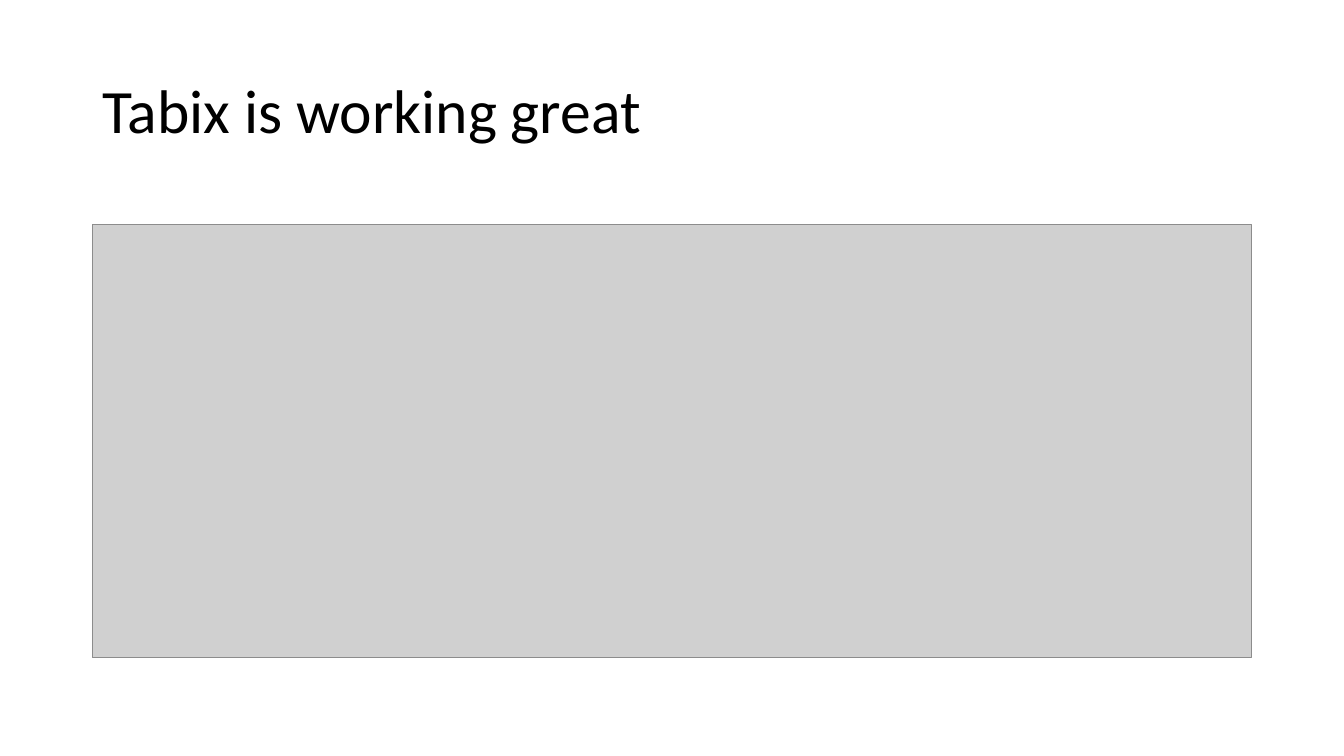
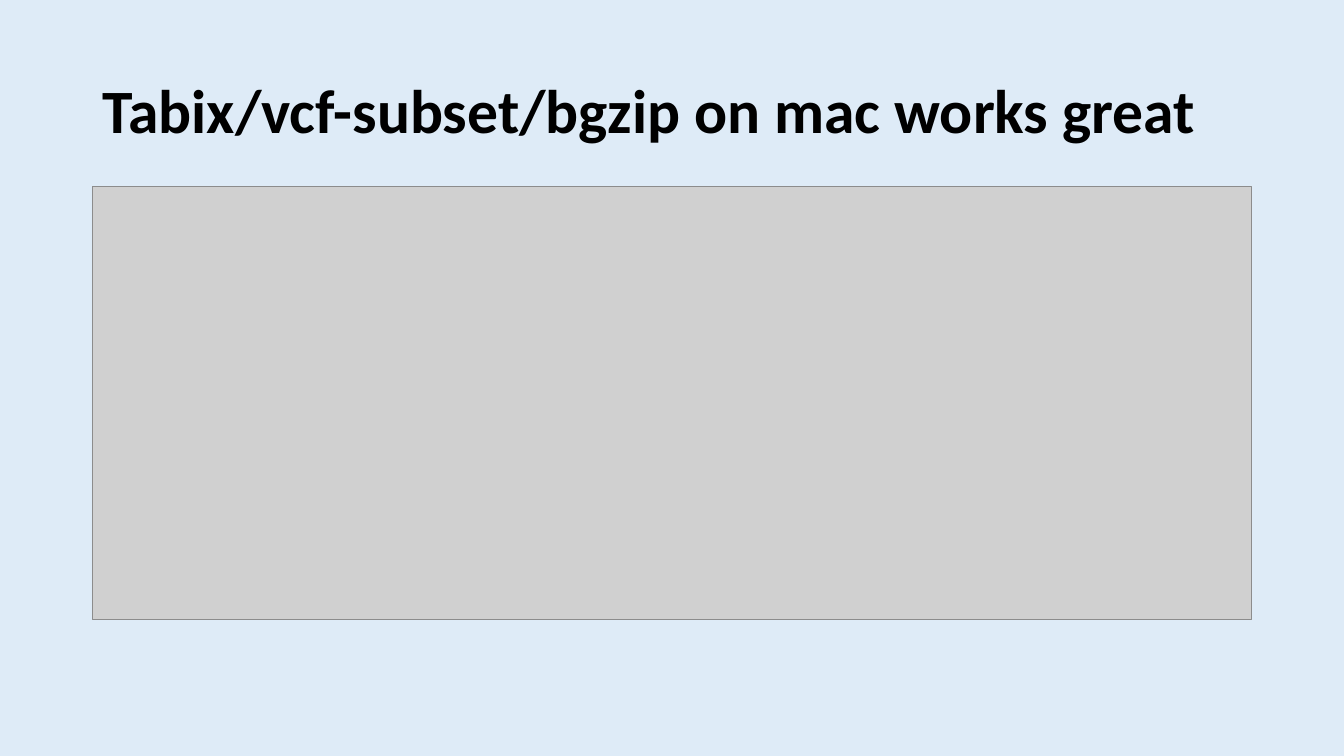
Before and after one commit to dfan/HST-2016, a slide deck: slide 2 of week_5/Presentation_week_5.pptx (slide 4 before the commit). Drawn at 1344x756 pixels with LibreOffice and Linux fonts; fonts in the diff are those of the drawing; grey boxes stand for pictures. Boxes give left, top, right and bottom in pixels: in the first picture for what was removed or moved away, otherwise in the second. Text is boxed around its words. In the diff, an @@ line names an element or a change of style, - is before the commit and + after.

```diff
--- a/week_5/Presentation_week_5.pptx
+++ b/week_5/Presentation_week_5.pptx
@@ background #FFFFFF to #DEEBF7 @@
@@ title at (102,89,1194,144): text changed; bold on @@
-Tabix is working great
+Tabix/vcf-subset/bgzip on mac works great
@@ picture: place and size @@
-picture at (93,225,1252,658)
+picture at (93,187,1252,620)
```
Also in this commit, not shown: 1 other slide changed, 9 slides added, 3 slides removed, 5 other files.
